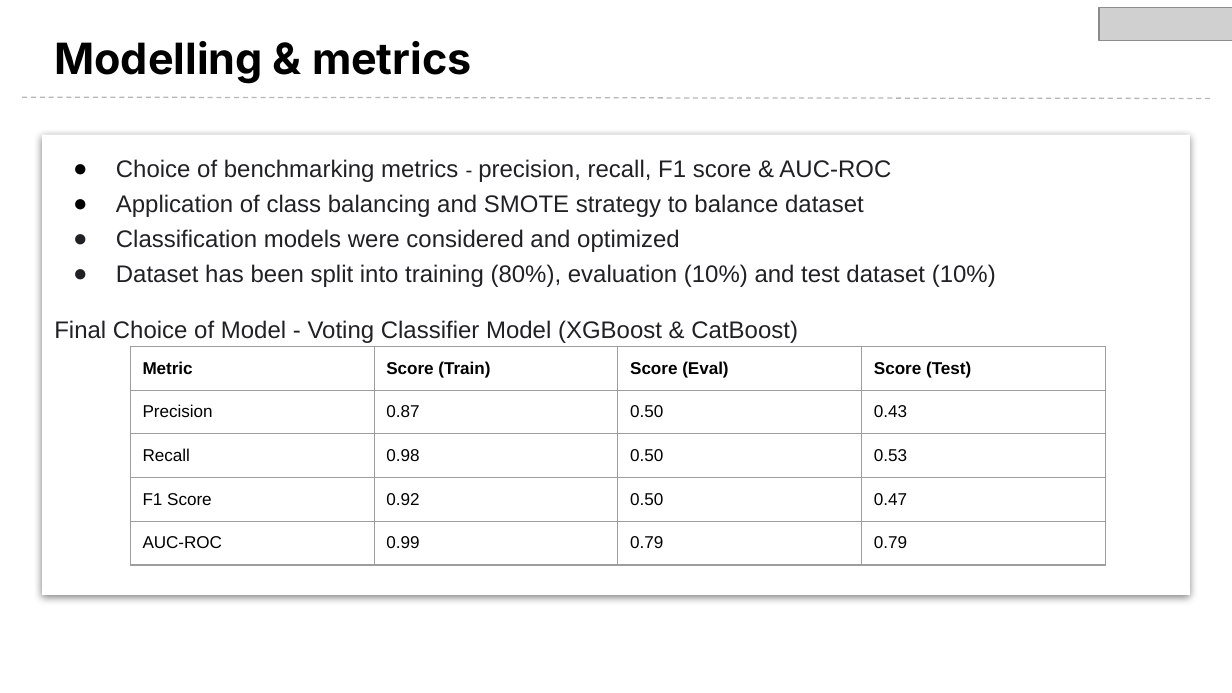
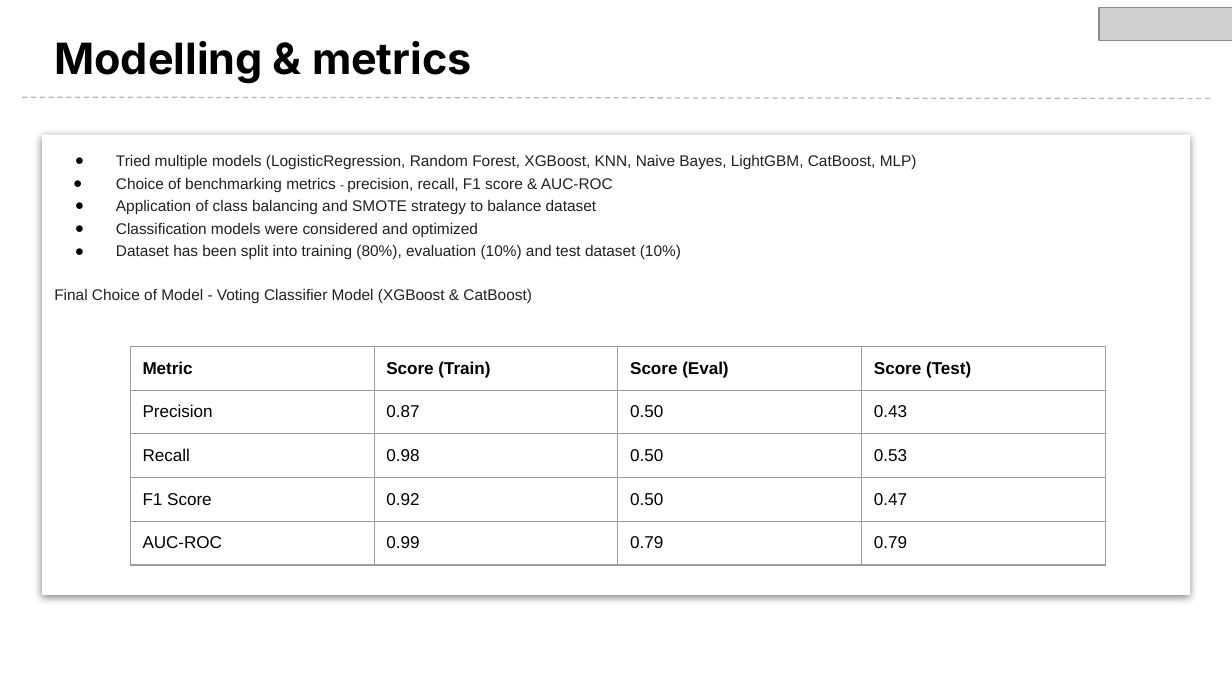
Before and after one commit to ShivamJDS/attrition-predictor, a slide deck: slide 8 of taoiq.pptx (slide 5 before the commit). Drawn at 1232x693 pixels with LibreOffice and Linux fonts; fonts in the diff are those of the drawing; grey boxes stand for pictures; background and template pictures are left out. Boxes give left, top, right and bottom in pixels: in the first picture for what was removed or moved away, otherwise in the second. Text is boxed around its words. In the diff, an @@ line names an element or a change of style, - is before the commit and + after.

```diff
--- a/taoiq.pptx
+++ b/taoiq.pptx
@@ text at [54,177,681,303]: size 14 to 9 pt in "Choice of benchmarking metrics precision, recall, F1 ...", "Application of class balancing and SMOTE strategy ...", "Classification models were considered and optimized", "Dataset has been split into training (80%), ..." and 1 more places; size 12 to 7 pt in "-"; indent changed; bullet colour #202124 to #000000 @@
@@ text at [116,154,917,169]: paragraph added @@
+● Tried multiple models (LogisticRegression, Random Forest, XGBoost, KNN, Naive Bayes, LightGBM, CatBoost, MLP)
```
Also in this commit, not shown: 2 other slides changed, 8 slides added, 5 slides removed, 2 other files.
